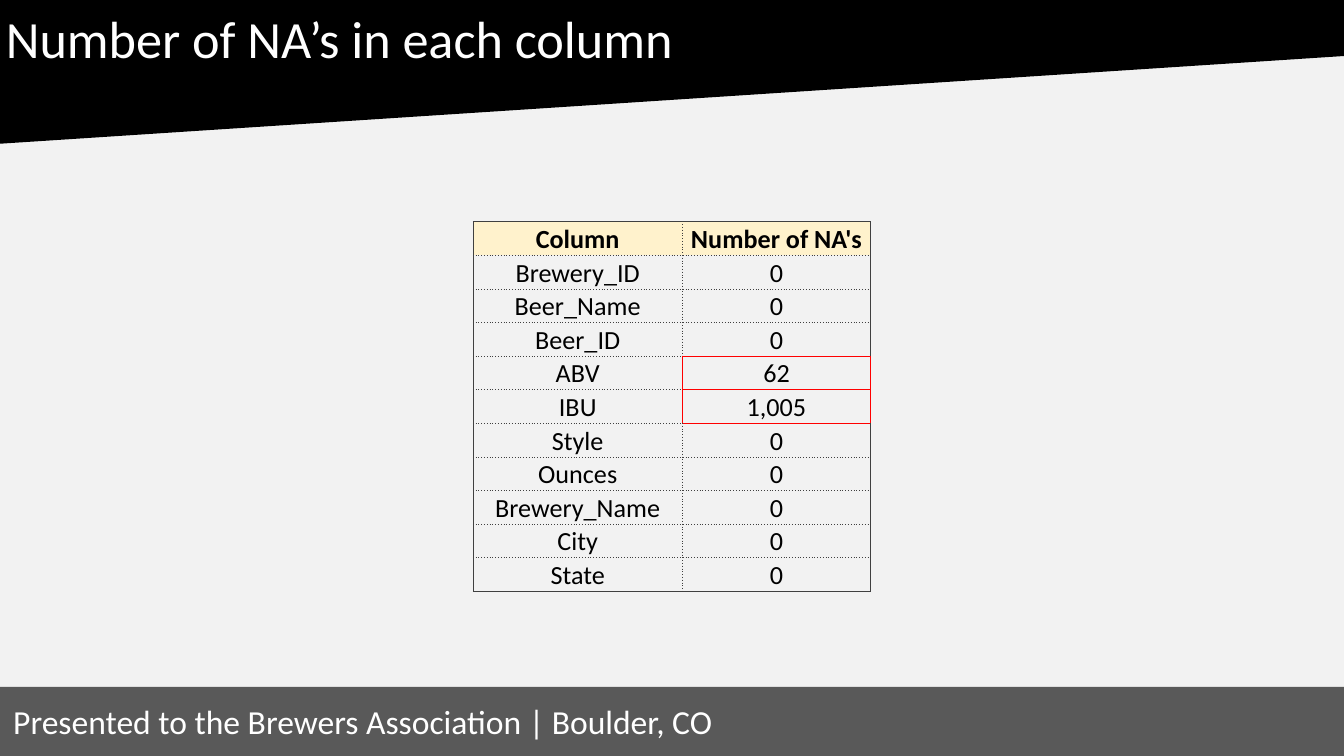
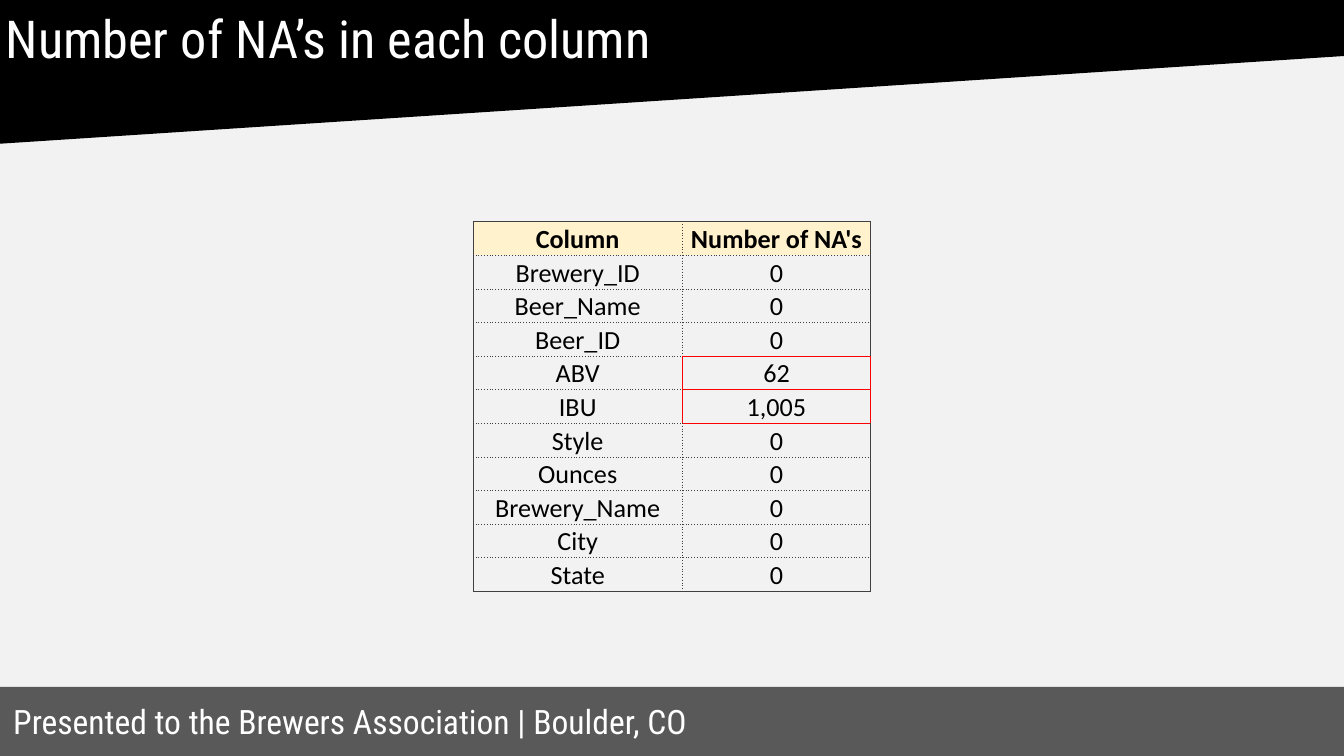
Before and after one commit to renempineda/Craft-Beer-Analysis, a slide deck: slide 6 of Craft Beer Analysis Presentation.pptx. Drawn at 1344x756 pixels with LibreOffice and Linux fonts; fonts in the diff are those of the drawing. Boxes give left, top, right and bottom in pixels: in the first picture for what was removed or moved away, otherwise in the second. Text is boxed around its words. In the diff, an @@ line names an element or a change of style, - is before the commit and + after.

```diff
--- a/Craft Beer Analysis Presentation.pptx
+++ b/Craft Beer Analysis Presentation.pptx
@@ freeform shape "Number of NA’s in each ..." at box(0, 1, 1343, 142): font Calibri to Roboto Condensed @@
@@ rectangle "Presented to the Brewers Association ..." at box(0, 687, 1344, 755): font Calibri to Roboto Condensed @@
```
Also in this commit, not shown: 13 other slides changed, 1 other file.
